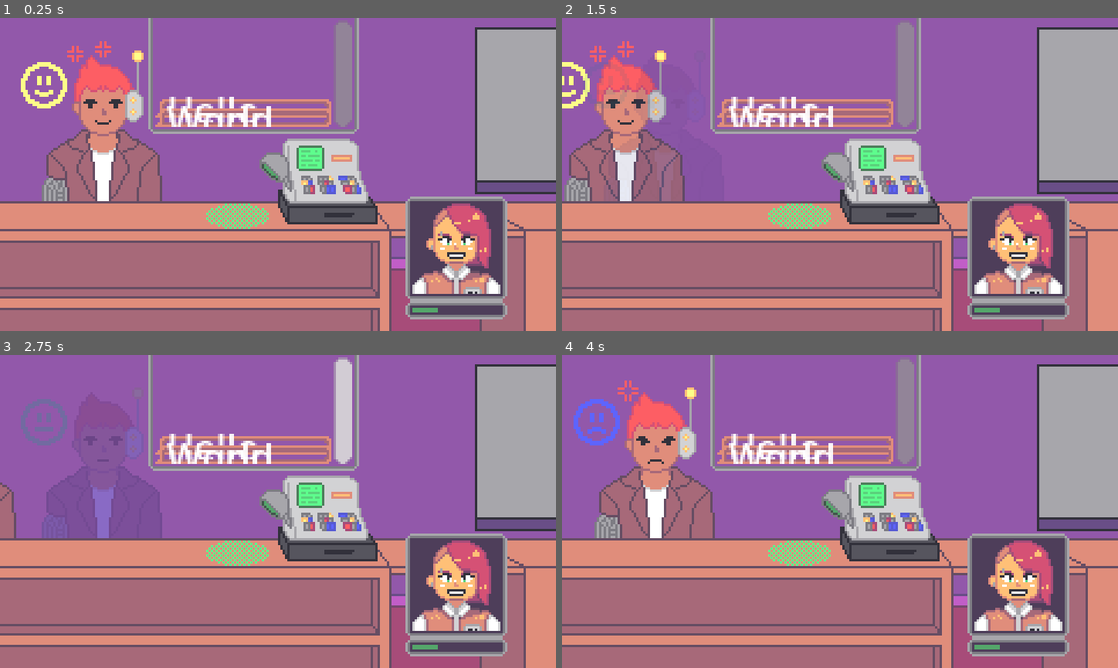
Above: before the commit, frames 1-4 (two rows, left to right).
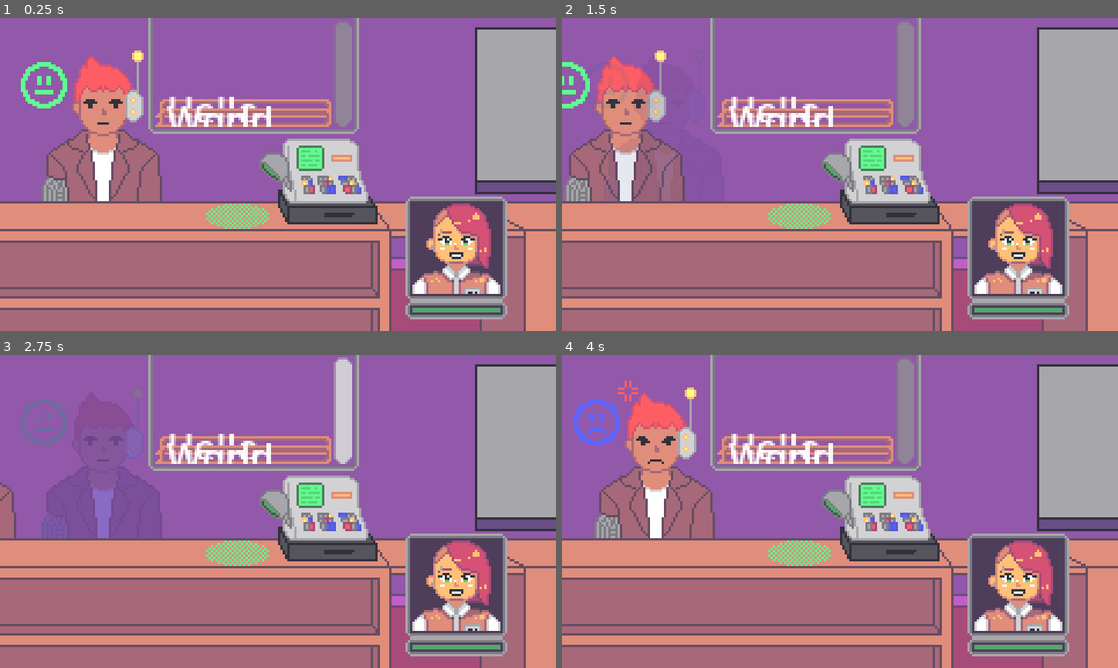
Above: after the commit, the same moments.

Repository: goofanader/ggj-2026
Game: Godot game, scene res://Scenes/Main Scene.tscn
Same seed, same stepped clock (60 frames per second), same inputs: the game is played once before the commit and once after it.
Inputs (mouse positions are in pixels of both pictures, inside the frame that each line leads up to):
- Up to frame 1 (0.25 s): no input
- Up to frame 2 (1.5 s): tap Enter (Spawn New Customer) at 0.5, 1.35 s; move the mouse to (878, 180) at 0.52 s; hold Backspace (Clear Customers) 0.53-1.28 s; click (878, 180) at 0.67 s; move the mouse to (728, 190) at 1.27 s; click (728, 190) at 1.42 s
- Up to frame 3 (2.75 s): move the mouse to (333, 442) at 2.02 s; hold Backspace (Clear Customers) from 2.03 s (still down); click (333, 442) at 2.17 s
- Up to frame 4 (4 s): move the mouse to (812, 574) at 2.77 s; release Backspace (Clear Customers) at 2.78 s; tap Enter (Spawn New Customer) at 2.85 s; click (812, 574) at 2.92 s; tap Space at 3.5 s; move the mouse to (1006, 558) at 3.52 s; hold Backspace (Clear Customers) from 3.53 s (still down); click (1006, 558) at 3.67 s

The runs differ from the first frame. In frame 1, 0.9% of the frame differs, in the area x 3-90%, y 7-95%; in frame 2, 0.7%; in frame 3, 0.3%; in frame 4, 0.3%.

Commit message:
character stats updated

Diff:
--- a/Scenes/Character Stats.tscn
+++ b/Scenes/Character Stats.tscn
@@ -1,5 +1,6 @@
 [gd_scene format=3 uid="uid://bctllivmcvv5h"]
 
+[ext_resource type="Script" uid="uid://b3ngm7008iqeh" path="res://Scripts/character_stats.gd" id="1_4kaq4"]
 [ext_resource type="Texture2D" uid="uid://ddolnq15tlah4" path="res://Assets/Art/Characters/player_sheet.png" id="1_g4mlw"]
 [ext_resource type="Texture2D" uid="uid://cya7perkdex2" path="res://Assets/Art/UI/Dialog_Border.png" id="2_tpcvg"]
 
@@ -82,7 +83,10 @@
 bg_color = Color(0.32941177, 0.6509804, 0.41568628, 1)
 corner_detail = 1
 
-[node name="Character Stats" type="Node2D" unique_id=1264797244]
+[node name="Character Stats" type="Node2D" unique_id=1264797244 node_paths=PackedStringArray("sprite_node", "bar_node")]
+script = ExtResource("1_4kaq4")
+sprite_node = NodePath("AnimatedSprite2D")
+bar_node = NodePath("NinePatchRect/NinePatchRect/ProgressBar Bg/ProgressBar")
 
 [node name="ColorRect" type="ColorRect" parent="." unique_id=639407537]
 offset_left = -20.0
@@ -131,7 +135,7 @@
 color = Color(0.30588236, 0.24313726, 0.3529412, 1)
 metadata/_edit_use_anchors_ = true
 
-[node name="TextureProgressBar" type="ProgressBar" parent="NinePatchRect/NinePatchRect/ProgressBar Bg" unique_id=1092823333]
+[node name="ProgressBar" type="ProgressBar" parent="NinePatchRect/NinePatchRect/ProgressBar Bg" unique_id=1092823333]
 layout_mode = 0
 offset_left = 1.0
 offset_top = 1.0
--- a/Scenes/Main Scene.tscn
+++ b/Scenes/Main Scene.tscn
@@ -15,7 +15,7 @@
 [ext_resource type="SpriteFrames" uid="uid://borlb3ab3ej5x" path="res://Assets/Art/Characters/robot_frames.tres" id="6_777q4"]
 [ext_resource type="PackedScene" uid="uid://dfife271rokxq" path="res://Scenes/Customer.tscn" id="7_7enb7"]
 [ext_resource type="PackedScene" uid="uid://yvs2w16l73e7" path="res://Scenes/Dialog.tscn" id="9_105va"]
-[ext_resource type="Script" uid="uid://dw5l65yena3g6" path="res://Scenes/register.gd" id="9_mlytr"]
+[ext_resource type="Script" uid="uid://dw5l65yena3g6" path="res://Scripts/register.gd" id="9_mlytr"]
 [ext_resource type="AudioStream" uid="uid://b7yo0mbh8h2j0" path="res://Assets/Sounds/Register_Beep.wav" id="11_5ye1r"]
 [ext_resource type="AudioStream" uid="uid://btohdyemvub5e" path="res://Assets/Sounds/Register_Kaching.wav" id="12_5ye1r"]
 [ext_resource type="AudioStream" uid="uid://b26oyhgbm2dpi" path="res://Assets/Sounds/Background_Loop.ogg" id="17_mtrcc"]
@@ -61,11 +61,12 @@
 audio_track = ExtResource("23_1n7h2")
 metadata/_custom_type_script = "uid://bgccdanfxwkna"
 
-[node name="Main Scene" type="Node2D" unique_id=125374370 node_paths=PackedStringArray("customer_spawn", "customer_nodes")]
+[node name="Main Scene" type="Node2D" unique_id=125374370 node_paths=PackedStringArray("customer_spawn", "player", "customer_nodes")]
 script = ExtResource("1_4y6ly")
 customer_data = SubResource("Resource_mlytr")
 customer_spawn = NodePath("CharacterSpawn")
 item_scene = ExtResource("2_56oky")
+player = NodePath("Character Stats")
 customer_nodes = [NodePath("Customer")]
 
 [node name="Bg" type="Node2D" parent="." unique_id=177786591]
--- /dev/null
+++ b/Scripts/character_stats.gd
@@ -0,0 +1,74 @@
+extends Node2D
+class_name CharacterStats
+
+## -----------------------------------------------------------------------------
+##             Settings
+## -----------------------------------------------------------------------------
+
+@export_group("Settings and Data")
+@export var mood_level_curve: Dictionary[String,int] = {
+	"Angry": 20,
+	"Sad": 40,
+	"Neutral": 80,
+	"Happy": 100,
+}
+
+## -----------------------------------------------------------------------------
+##             Node Attachements
+## -----------------------------------------------------------------------------
+
+@export_group("Node Attachements")
+@export var sprite_node: AnimatedSprite2D
+@export var bar_node: ProgressBar
+
+## -----------------------------------------------------------------------------
+##             External Data
+## -----------------------------------------------------------------------------
+
+@export_group("External Data")
+var _mood_level: int = 100
+@export var mood_level: int = 100:
+	set(value):
+		_mood_level = value
+		var mood_ind:int = mood_level_curve.values().find_custom(func(c): return _mood_level<=c)
+		mood = Mood.keys().find(mood_level_curve.keys()[mood_ind]) as Mood
+		if _mood_level < 0:
+			game_over.emit()
+		if _mood_level > 100: _mood_level = 100
+		bar_node.value = _mood_level
+	get():
+		return _mood_level
+
+enum Mood {Happy, Neutral, Sad, Angry}
+var mood: Mood = Mood.Happy:
+	set(value):
+		mood = value
+		match mood:
+			Mood.Happy:
+				sprite_node.play("Happy")
+			Mood.Neutral:
+				sprite_node.play("Neutral")
+			Mood.Sad:
+				sprite_node.play("Sad")
+			Mood.Angry:
+				sprite_node.play("Angry")
+
+## -----------------------------------------------------------------------------
+##             Base Methods
+## -----------------------------------------------------------------------------
+
+func _ready() -> void:
+	mood_level = mood_level
+
+## -----------------------------------------------------------------------------
+##             Signals
+## -----------------------------------------------------------------------------
+
+signal game_over
+
+## -----------------------------------------------------------------------------
+##             Methods
+## -----------------------------------------------------------------------------
+
+func damage(value:float) -> void:
+	mood_level -= roundi(value)
--- a/Scripts/customer_scene.gd
+++ b/Scripts/customer_scene.gd
@@ -6,11 +6,11 @@
 ## -----------------------------------------------------------------------------
 
 @export_group("Settings and Data")
-@export var mood_level_curve: Dictionary[String,Vector2i] = {
-	"Angry": Vector2i(0,20),
-	"Sad": Vector2i(21,40),
-	"Neutral": Vector2i(41,80),
-	"Happy": Vector2i(81,100),
+@export var mood_level_curve: Dictionary[String,int] = {
+	"Angry": 20,
+	"Sad": 40,
+	"Neutral": 80,
+	"Happy": 100,
 }
 @export var audio_files: Dictionary[String,AudioStream] = {}
 
@@ -39,11 +39,11 @@
 		if sprite_node:
 			sprite_node.sprite_frames = sprite_frames
 
-var _mood_level: int
+var _mood_level: int = 50
 @export var mood_level: int = 50:
 	set(value):
 		_mood_level = value
-		var mood_ind:int = mood_level_curve.values().find_custom(func(c): return _mood_level>=min(c.x,c.y) and _mood_level<=max(c.x,c.y))
+		var mood_ind:int = mood_level_curve.values().find_custom(func(c): return _mood_level<=c)
 		mood = Mood.keys().find(mood_level_curve.keys()[mood_ind]) as Mood
 		if _mood_level < 0:
 			leave()
@@ -143,3 +143,4 @@
 
 func _ready() -> void:
 	sprite_frames = sprite_frames
+	mood_level = mood_level
--- a/Scripts/main_scene.gd
+++ b/Scripts/main_scene.gd
@@ -17,7 +17,7 @@
 @export_group("Attachments")
 @export var customer_spawn: Marker2D
 @export var item_scene: PackedScene
-@export var background_audio_node: BackgroundSoundPlayer
+@export var player: CharacterStats
 
 ## -----------------------------------------------------------------------------
 ##             Input
Not shown, added: Scripts/character_stats.gd.uid
Renamed: Scenes/register.gd -> Scripts/register.gd
Renamed: Scenes/register.gd.uid -> Scripts/register.gd.uid
